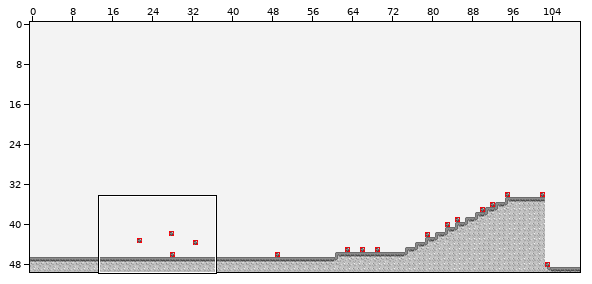
Tiled map: assets/level1.tmx. Above, an overview of the earlier version with the close-up marked.
Close-up. The starting point:
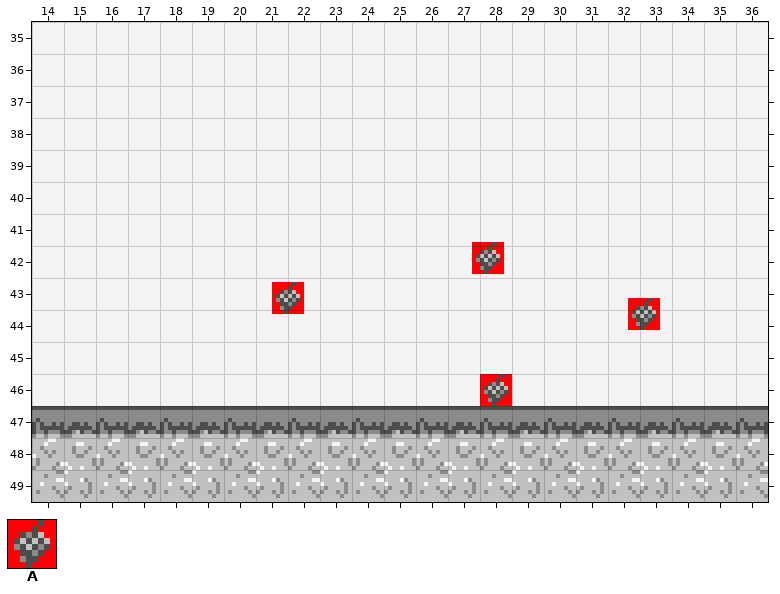
Cells are 8x8 px. Shown: x 14..36, y 35..49. The commit also changed other parts of the map, which this record leaves out.
Key: from "gbjam3-game-tile-atlas-1": A 256.
_ is an empty cell.
Objects are placed by their top-left corner, in cells (3,4 is the top-left corner of cell 3,4); size is 1x1 cell unless given.
Layers that did not change in this view are not listed.
Objects on layer "Object Layer 1" before:
A "2" at 27.8,41.9
A "1" at 21.5,43.1
A "3" at 32.6,43.6
The result:
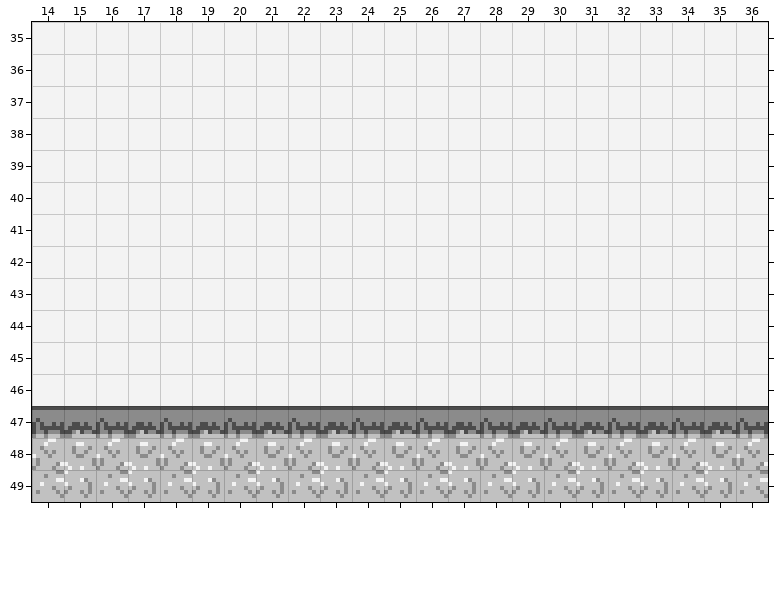
From old to new:
Layer "Foreground":
The author cleared tile A in row 46 at x 28.
Layer "Object Layer 1" (removed):
Object A "2" at 27.8,41.9 is removed.
Object A "1" at 21.5,43.1 is removed.
Object A "3" at 32.6,43.6 is removed.
